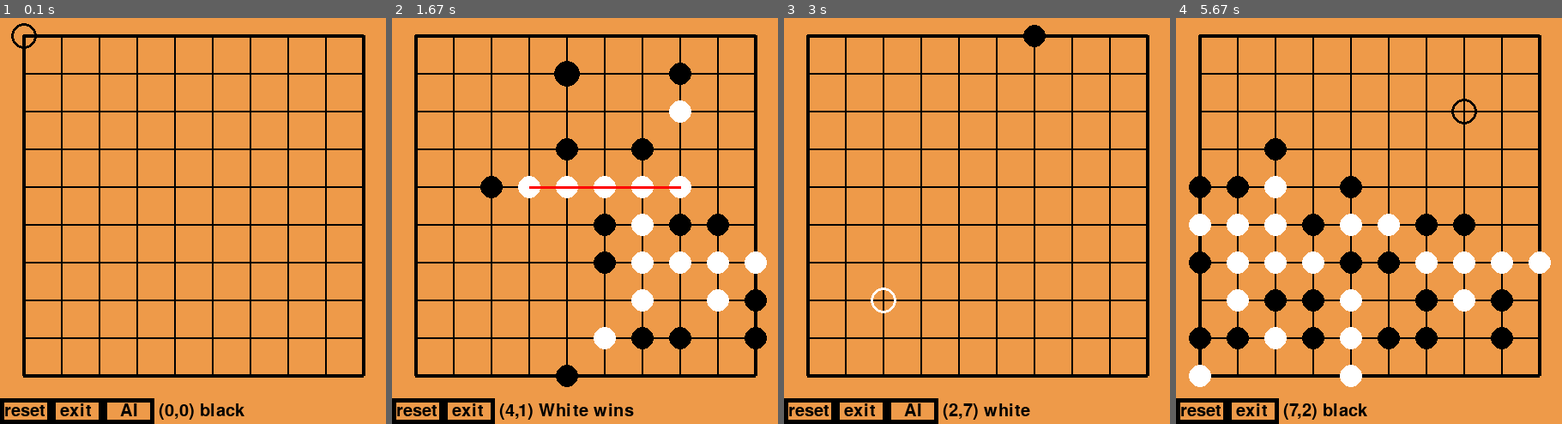
Above: before the commit, frames 1-4 (left to right).
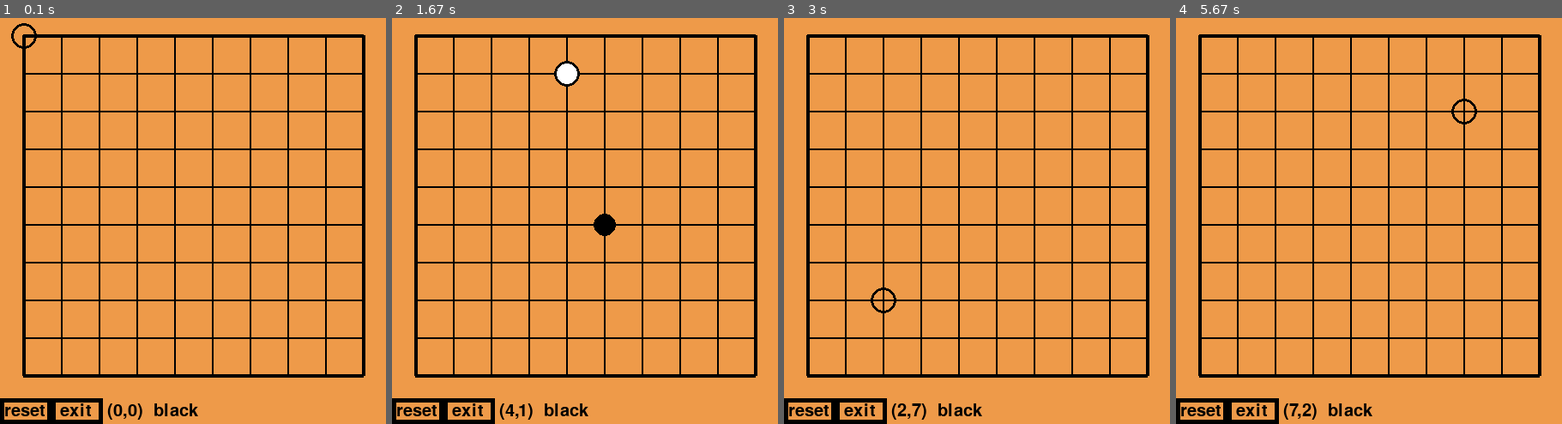
Above: after the commit, the same moments.

Repository: su2u4-1/my_code
Game: pygame game, started from python_game/五子棋.py
Two runs of this game, one before a commit and one after it. Both use one fixed random seed, a clock stepped at 60 frames per second and the inputs below.
Inputs (mouse positions are in pixels of both pictures, inside the frame that each line leads up to):
- Up to frame 1 (0.1 s): type "10 (at the terminal prompt)" at 0 s
- Up to frame 2 (1.67 s): click (585, 216) at 0.38 s; click (519, 411) at 0.72 s, where only the run before the commit has a clickable "AI"; press the mouse at (519, 411) at 1.03 s; move the mouse to (538, 302) at 1.13 s; release the mouse at (554, 192) at 1.27 s; click (550, 70) at 1.38 s
- Up to frame 3 (3 s): press the mouse at (942, 70) at 1.7 s; move the mouse to (1011, 70) at 1.8 s; release the mouse at (1081, 70) at 1.93 s; click "reset" at 2.05 s; press the mouse at (811, 411) at 2.37 s; move the mouse to (953, 363) at 2.47 s; release the mouse at (1100, 310) at 2.6 s; press the mouse at (911, 411) at 2.7 s; move the mouse to (888, 359) at 2.8 s; release the mouse at (865, 306) at 2.93 s
- Up to frame 4 (5.67 s): press the mouse at (1303, 411) at 3.03 s; move the mouse to (1338, 241) at 3.13 s; release the mouse at (1376, 70) at 3.27 s; click (1222, 70) at 3.38 s; press the mouse at (1203, 411) at 3.7 s; move the mouse to (1341, 379) at 3.8 s; release the mouse at (1484, 346) at 3.93 s; press the mouse at (1203, 411) at 4.03 s; move the mouse to (1291, 346) at 4.13 s; release the mouse at (1376, 281) at 4.27 s; press the mouse at (1203, 411) at 4.37 s; move the mouse to (1314, 354) at 4.47 s; release the mouse at (1426, 298) at 4.6 s; press the mouse at (1303, 411) at 4.7 s; move the mouse to (1399, 314) at 4.8 s; release the mouse at (1492, 216) at 4.93 s; press the mouse at (1303, 411) at 5.03 s; move the mouse to (1330, 371) at 5.13 s; release the mouse at (1357, 330) at 5.27 s; press the mouse at (1303, 411) at 5.37 s; move the mouse to (1380, 257) at 5.47 s; release the mouse at (1457, 103) at 5.6 s

The runs differ from the first frame. In frame 1, 1.0% of the frame differs, in the area x 26-64%, y 93-100%; in frame 2, 6.4%; in frame 3, 1.3%; in frame 4, 9.0%, in the area x 3-98%, y 29-99%.

Commit message:
move python_game, move and rename gomoku

Diff:
--- a/python_game_old/五子棋.py
+++ b/gomoku/gomoku.py
@@ -1,8 +1,8 @@
-from typing import Literal
+from typing import Literal, Callable, Optional
 
 import pygame
 
-from Game import get_int, D8
+from lib import gomoku_ai, get_int, D8
 
 
 class Game_gomoku:
@@ -20,10 +20,15 @@
         self.clock = pygame.time.Clock()
         self.status: Literal["Black wins", "White wins", "draw", "gamerun"] = "gamerun"
         self.mx, self.my = 0, 0
-        self.turn: Literal["black", "white"] = "black"
+        self.turn: int = 1
         self.chessBoard = [[0 for _ in range(size)] for _ in range(size)]
         self.run = True
         self.result = (False, ((-1, -1), (-1, -1)))
+        self.ai: list[bool] = [False, False]
+        self.p1: Optional[Callable[[list[list[int]], int, int], tuple[int, int]]] = None
+        self.p2: Optional[Callable[[list[list[int]], int, int], tuple[int, int]]] = None
+        self.temp_text = ""
+        self.temp_text_time = 0
 
     def show(self) -> None:
         self.screen.fill((238, 154, 73))
@@ -41,7 +46,7 @@
                 elif self.chessBoard[i][j] == 2:
                     pygame.draw.circle(self.screen, (255, 255, 255), (i * 44 + 28, j * 44 + 28), 13)
         if 0 <= self.mx < self.size and 0 <= self.my < self.size:
-            if self.turn == "black":
+            if self.turn == 1:
                 pygame.draw.circle(self.screen, (0, 0, 0), (self.mx * 44 + 28, self.my * 44 + 28), 15, width=3)
             else:
                 pygame.draw.circle(self.screen, (255, 255, 255), (self.mx * 44 + 28, self.my * 44 + 28), 15, width=3)
@@ -49,16 +54,30 @@
         self.screen.blit(self.font.render("reset", True, (0, 0, 0)), (5, self.h + 5))
         pygame.draw.rect(self.screen, (0, 0, 0), (60, self.h, 60, 30), 5)
         self.screen.blit(self.font.render("exit", True, (0, 0, 0)), (70, self.h + 5))
+        if not self.ai[self.turn - 1]:
+            pygame.draw.rect(self.screen, (0, 0, 0), (120, self.h, 60, 30), 5)
+            self.screen.blit(self.font.render("AI", True, (0, 0, 0)), (140, self.h + 5))
         mx, my = pygame.mouse.get_pos()
-        if 60 <= mx < 120 and self.h <= my < self.h + 30:
+        if 0 <= mx < 60 and self.h <= my < self.h + 30:
+            pygame.draw.rect(self.screen, (255, 255, 255), (0, self.h, 60, 30), 5)
+        elif 60 <= mx < 120 and self.h <= my < self.h + 30:
             pygame.draw.rect(self.screen, (255, 255, 255), (60, self.h, 60, 30), 5)
-        elif 0 <= mx < 60 and self.h <= my < self.h + 30:
-            pygame.draw.rect(self.screen, (255, 255, 255), (0, self.h, 60, 30), 5)
+        elif 120 <= mx < 180 and self.h <= my < self.h + 30 and not self.ai[self.turn - 1]:
+            pygame.draw.rect(self.screen, (255, 255, 255), (120, self.h, 60, 30), 5)
+        if self.temp_text != "":
+            self.temp_text_time -= 1
+            if self.temp_text_time == 0:
+                self.temp_text = ""
         if self.status == "gamerun":
-            text = self.font.render(f"({self.mx},{self.my})  {self.turn}", True, (0, 0, 0))
+            text = self.font.render(f"({self.mx},{self.my}) {("black", "white")[self.turn - 1]} {self.temp_text}", True, (0, 0, 0))
         else:
-            text = self.font.render(f"({self.mx},{self.my})  {self.status}", True, (0, 0, 0))
-        self.screen.blit(text, (125, self.h + 5))
+            text = self.font.render(f"({self.mx},{self.my}) {self.status} {self.temp_text}", True, (0, 0, 0))
+        if not self.ai[self.turn - 1]:
+            self.screen.blit(text, (185, self.h + 5))
+        else:
+            self.screen.blit(text, (125, self.h + 5))
+        if self.result[0]:
+            pygame.draw.line(self.screen, (255, 0, 0), self.result[1][0], self.result[1][1], 3)
 
     def check(self) -> tuple[bool, tuple[tuple[int, int], tuple[int, int]]]:
         n = 0
@@ -67,34 +86,50 @@
                 if self.chessBoard[x][y] == 0:
                     n += 1
                 else:
-                    for i in range(8):
-                        x1 = x
-                        y1 = y
-                        for _ in range(4):
-                            if x1 + D8[i][0] < 0 or x1 + D8[i][0] > 14 or y1 + D8[i][1] < 0 or y1 + D8[i][1] > 14:
+                    nx, ny = x, y
+                    for i in range(4):
+                        for j in range(4):
+                            nx, ny = x + D8[i][0] * j, y + D8[i][1] * j
+                            if not (0 <= nx + D8[i][0] < self.size - 1 and 0 <= ny + D8[i][1] < self.size - 1):
                                 break
-                            elif self.chessBoard[x1 + D8[i][0]][y1 + D8[i][1]] != self.chessBoard[x][y]:
+                            elif self.chessBoard[nx + D8[i][0]][ny + D8[i][1]] != self.chessBoard[x][y]:
                                 break
-                            x1 += D8[i][0]
-                            y1 += D8[i][1]
                         else:
                             if self.chessBoard[x][y] == 1:
                                 self.status = "Black wins"
                             else:
                                 self.status = "White wins"
-                            return True, ((x * 44 + 28, y * 44 + 28), (x1 * 44 + 28, y1 * 44 + 28))
+                            self.ai = [True, True]
+                            nx, ny = x + D8[i][0] * 4, y + D8[i][1] * 4
+                            return True, ((x * 44 + 28, y * 44 + 28), (nx * 44 + 28, ny * 44 + 28))
         if n == 0:
             self.status = "draw"
         return False, ((-1, -1), (-1, -1))
+
+    def put_chess(self, x: int, y: int) -> None:
+        if self.chessBoard[x][y] == 0 and self.status == "gamerun":
+            if self.turn == 1:
+                self.turn = 2
+                self.chessBoard[x][y] = 1
+            else:
+                self.turn = 1
+                self.chessBoard[x][y] = 2
+        else:
+            raise RuntimeError("position is not empty or game is over")
 
     def main(self) -> None:
         while self.run:
             self.mx, self.my = map(lambda x: x // 44, pygame.mouse.get_pos())
             if self.status == "gamerun":
                 self.result = self.check()
+            if self.status == "gamerun":
+                if self.turn == 1 and self.p1 is not None:
+                    x, y = self.p1(self.chessBoard, 1, 2)
+                    self.put_chess(x, y)
+                elif self.turn == 2 and self.p2 is not None:
+                    x, y = self.p2(self.chessBoard, 2, 1)
+                    self.put_chess(x, y)
             self.show()
-            if self.result[0]:
-                pygame.draw.line(self.screen, (255, 0, 0), self.result[1][0], self.result[1][1], 3)
             pygame.display.update()
             self.clock.tick(60)
 
@@ -110,23 +145,34 @@
                         break
                 elif event.type == pygame.MOUSEBUTTONDOWN and pygame.mouse.get_pressed()[0]:
                     if 0 <= self.mx < self.size and 0 <= self.my < self.size:
-                        if self.chessBoard[self.mx][self.my] == 0 and self.status == "gamerun":
-                            if self.turn == "black":
-                                self.turn = "white"
-                                self.chessBoard[self.mx][self.my] = 1
-                            else:
-                                self.turn = "black"
-                                self.chessBoard[self.mx][self.my] = 2
+                        try:
+                            self.put_chess(self.mx, self.my)
+                        except RuntimeError:
+                            self.temp_text = "position is not empty or game is over"
+                            self.temp_text_time = 60
                     else:
                         mx, my = pygame.mouse.get_pos()
-                        if 60 <= mx < 120 and self.h <= my < self.h + 30:
+                        if 0 <= mx < 60 and self.h <= my < self.h + 30:
+                            pygame.quit()
+                            self.run = False
+                            break
+                        elif 60 <= mx < 120 and self.h <= my < self.h + 30:
                             pygame.quit()
                             self.run = False
                             return
-                        elif 0 <= mx < 60 and self.h <= my < self.h + 30:
-                            pygame.quit()
-                            self.run = False
-                            break
+                        elif 120 <= mx < 180 and self.h <= my < self.h + 30 and not self.ai[self.turn - 1]:
+                            if self.turn == 1:
+                                self.p1 = gomoku_ai
+                                self.ai[0] = True
+                            else:
+                                self.p2 = gomoku_ai
+                                self.ai[1] = True
+                            if self.turn == 1 and self.p1 is not None:
+                                x, y = self.p1(self.chessBoard, 1, 2)
+                                self.put_chess(x, y)
+                            elif self.turn == 2 and self.p2 is not None:
+                                x, y = self.p2(self.chessBoard, 2, 1)
+                                self.put_chess(x, y)
         self.again()
 
     def again(self) -> None:
@@ -135,5 +181,6 @@
 
 
 if __name__ == "__main__":
-    game = Game_gomoku(get_int("size(greater than 19 may cause problems): ", "must be great than 5", lambda x: x > 5))
+    size = get_int("size(recommended size: 15): ", "must be great than 5", lambda x: x >= 5)
+    game = Game_gomoku(size)
     game.main()
--- a/python_game/gomoku_template.py
+++ b/gomoku/lib.py
@@ -1,7 +1,23 @@
 from random import choice, randint
-from typing import Callable
-
-from gamelib import D8, D8_Opposite_side
+from typing import Callable, NoReturn
+
+#      ⇘       ⇒       ⇗       ⇓       ⇑        ⇙       ⇐        ⇖
+D8 = ((1, 1), (1, 0), (1, -1), (0, 1), (0, -1), (-1, 1), (-1, 0), (-1, -1))
+D8_Opposite_side = {0: 7, 1: 6, 2: 5, 3: 4, 4: 3, 5: 2, 6: 1, 7: 0}
+
+
+def get_int(text: str, error_text: str, condition: Callable[[int], bool]) -> int | NoReturn:
+    while True:
+        s = input(text)
+        try:
+            s = int(s)
+            if condition(s):
+                return s
+            else:
+                print("input error:", error_text)
+        except:
+            print("input error: must be an integer")
+
 
 """
 a = ai
--- a/python_game/gamelib.py
+++ /dev/null
@@ -1,22 +0,0 @@
-from typing import Callable, NoReturn
-
-
-def get_int(text: str, error_text: str, condition: Callable[[int], bool]) -> int | NoReturn:
-    while True:
-        s = input(text)
-        try:
-            s = int(s)
-            if condition(s):
-                return s
-            else:
-                print("input error:", error_text)
-        except:
-            print("input error: must be an integer")
-
-
-#       ↓       →       ↑         ←
-D4 = ((0, 1), (1, 0), (0, -1), (-1, 0))
-#      ⇘       ⇒       ⇗       ⇓       ⇑        ⇙       ⇐        ⇖
-D8 = ((1, 1), (1, 0), (1, -1), (0, 1), (0, -1), (-1, 1), (-1, 0), (-1, -1))
-
-D8_Opposite_side = {0: 7, 1: 6, 2: 5, 3: 4, 4: 3, 5: 2, 6: 1, 7: 0}
--- a/python_game/五子棋.py
+++ b/python_game/五子棋.py
@@ -1,9 +1,8 @@
-from typing import Literal, Callable, Optional
+from typing import Literal
 
 import pygame
 
-from gamelib import get_int, D8
-from gomoku_template import gomoku_ai
+from Game import get_int, D8
 
 
 class Game_gomoku:
@@ -21,15 +20,10 @@
         self.clock = pygame.time.Clock()
         self.status: Literal["Black wins", "White wins", "draw", "gamerun"] = "gamerun"
         self.mx, self.my = 0, 0
-        self.turn: int = 1
+        self.turn: Literal["black", "white"] = "black"
         self.chessBoard = [[0 for _ in range(size)] for _ in range(size)]
         self.run = True
         self.result = (False, ((-1, -1), (-1, -1)))
-        self.ai: list[bool] = [False, False]
-        self.p1: Optional[Callable[[list[list[int]], int, int], tuple[int, int]]] = None
-        self.p2: Optional[Callable[[list[list[int]], int, int], tuple[int, int]]] = None
-        self.temp_text = ""
-        self.temp_text_time = 0
 
     def show(self) -> None:
         self.screen.fill((238, 154, 73))
@@ -47,7 +41,7 @@
                 elif self.chessBoard[i][j] == 2:
                     pygame.draw.circle(self.screen, (255, 255, 255), (i * 44 + 28, j * 44 + 28), 13)
         if 0 <= self.mx < self.size and 0 <= self.my < self.size:
-            if self.turn == 1:
+            if self.turn == "black":
                 pygame.draw.circle(self.screen, (0, 0, 0), (self.mx * 44 + 28, self.my * 44 + 28), 15, width=3)
             else:
                 pygame.draw.circle(self.screen, (255, 255, 255), (self.mx * 44 + 28, self.my * 44 + 28), 15, width=3)
@@ -55,30 +49,16 @@
         self.screen.blit(self.font.render("reset", True, (0, 0, 0)), (5, self.h + 5))
         pygame.draw.rect(self.screen, (0, 0, 0), (60, self.h, 60, 30), 5)
         self.screen.blit(self.font.render("exit", True, (0, 0, 0)), (70, self.h + 5))
-        if not self.ai[self.turn - 1]:
-            pygame.draw.rect(self.screen, (0, 0, 0), (120, self.h, 60, 30), 5)
-            self.screen.blit(self.font.render("AI", True, (0, 0, 0)), (140, self.h + 5))
         mx, my = pygame.mouse.get_pos()
-        if 0 <= mx < 60 and self.h <= my < self.h + 30:
+        if 60 <= mx < 120 and self.h <= my < self.h + 30:
+            pygame.draw.rect(self.screen, (255, 255, 255), (60, self.h, 60, 30), 5)
+        elif 0 <= mx < 60 and self.h <= my < self.h + 30:
             pygame.draw.rect(self.screen, (255, 255, 255), (0, self.h, 60, 30), 5)
-        elif 60 <= mx < 120 and self.h <= my < self.h + 30:
-            pygame.draw.rect(self.screen, (255, 255, 255), (60, self.h, 60, 30), 5)
-        elif 120 <= mx < 180 and self.h <= my < self.h + 30 and not self.ai[self.turn - 1]:
-            pygame.draw.rect(self.screen, (255, 255, 255), (120, self.h, 60, 30), 5)
-        if self.temp_text != "":
-            self.temp_text_time -= 1
-            if self.temp_text_time == 0:
-                self.temp_text = ""
         if self.status == "gamerun":
-            text = self.font.render(f"({self.mx},{self.my}) {("black", "white")[self.turn - 1]} {self.temp_text}", True, (0, 0, 0))
+            text = self.font.render(f"({self.mx},{self.my})  {self.turn}", True, (0, 0, 0))
         else:
-            text = self.font.render(f"({self.mx},{self.my}) {self.status} {self.temp_text}", True, (0, 0, 0))
-        if not self.ai[self.turn - 1]:
-            self.screen.blit(text, (185, self.h + 5))
-        else:
-            self.screen.blit(text, (125, self.h + 5))
-        if self.result[0]:
-            pygame.draw.line(self.screen, (255, 0, 0), self.result[1][0], self.result[1][1], 3)
+            text = self.font.render(f"({self.mx},{self.my})  {self.status}", True, (0, 0, 0))
+        self.screen.blit(text, (125, self.h + 5))
 
     def check(self) -> tuple[bool, tuple[tuple[int, int], tuple[int, int]]]:
         n = 0
@@ -87,50 +67,34 @@
                 if self.chessBoard[x][y] == 0:
                     n += 1
                 else:
-                    nx, ny = x, y
-                    for i in range(4):
-                        for j in range(4):
-                            nx, ny = x + D8[i][0] * j, y + D8[i][1] * j
-                            if not (0 <= nx + D8[i][0] < self.size - 1 and 0 <= ny + D8[i][1] < self.size - 1):
+                    for i in range(8):
+                        x1 = x
+                        y1 = y
+                        for _ in range(4):
+                            if x1 + D8[i][0] < 0 or x1 + D8[i][0] > 14 or y1 + D8[i][1] < 0 or y1 + D8[i][1] > 14:
                                 break
-                            elif self.chessBoard[nx + D8[i][0]][ny + D8[i][1]] != self.chessBoard[x][y]:
+                            elif self.chessBoard[x1 + D8[i][0]][y1 + D8[i][1]] != self.chessBoard[x][y]:
                                 break
+                            x1 += D8[i][0]
+                            y1 += D8[i][1]
                         else:
                             if self.chessBoard[x][y] == 1:
                                 self.status = "Black wins"
                             else:
                                 self.status = "White wins"
-                            self.ai = [True, True]
-                            nx, ny = x + D8[i][0] * 4, y + D8[i][1] * 4
-                            return True, ((x * 44 + 28, y * 44 + 28), (nx * 44 + 28, ny * 44 + 28))
+                            return True, ((x * 44 + 28, y * 44 + 28), (x1 * 44 + 28, y1 * 44 + 28))
         if n == 0:
             self.status = "draw"
         return False, ((-1, -1), (-1, -1))
-
-    def put_chess(self, x: int, y: int) -> None:
-        if self.chessBoard[x][y] == 0 and self.status == "gamerun":
-            if self.turn == 1:
-                self.turn = 2
-                self.chessBoard[x][y] = 1
-            else:
-                self.turn = 1
-                self.chessBoard[x][y] = 2
-        else:
-            raise RuntimeError("position is not empty or game is over")
 
     def main(self) -> None:
         while self.run:
             self.mx, self.my = map(lambda x: x // 44, pygame.mouse.get_pos())
             if self.status == "gamerun":
                 self.result = self.check()
-            if self.status == "gamerun":
-                if self.turn == 1 and self.p1 is not None:
-                    x, y = self.p1(self.chessBoard, 1, 2)
-                    self.put_chess(x, y)
-                elif self.turn == 2 and self.p2 is not None:
-                    x, y = self.p2(self.chessBoard, 2, 1)
-                    self.put_chess(x, y)
             self.show()
+            if self.result[0]:
+                pygame.draw.line(self.screen, (255, 0, 0), self.result[1][0], self.result[1][1], 3)
             pygame.display.update()
             self.clock.tick(60)
 
@@ -146,34 +110,23 @@
                         break
                 elif event.type == pygame.MOUSEBUTTONDOWN and pygame.mouse.get_pressed()[0]:
                     if 0 <= self.mx < self.size and 0 <= self.my < self.size:
-                        try:
-                            self.put_chess(self.mx, self.my)
-                        except RuntimeError:
-                            self.temp_text = "position is not empty or game is over"
-                            self.temp_text_time = 60
+                        if self.chessBoard[self.mx][self.my] == 0 and self.status == "gamerun":
+                            if self.turn == "black":
+                                self.turn = "white"
+                                self.chessBoard[self.mx][self.my] = 1
+                            else:
+                                self.turn = "black"
+                                self.chessBoard[self.mx][self.my] = 2
                     else:
                         mx, my = pygame.mouse.get_pos()
-                        if 0 <= mx < 60 and self.h <= my < self.h + 30:
+                        if 60 <= mx < 120 and self.h <= my < self.h + 30:
+                            pygame.quit()
+                            self.run = False
+                            return
+                        elif 0 <= mx < 60 and self.h <= my < self.h + 30:
                             pygame.quit()
                             self.run = False
                             break
-                        elif 60 <= mx < 120 and self.h <= my < self.h + 30:
-                            pygame.quit()
-                            self.run = False
-                            return
-                        elif 120 <= mx < 180 and self.h <= my < self.h + 30 and not self.ai[self.turn - 1]:
-                            if self.turn == 1:
-                                self.p1 = gomoku_ai
-                                self.ai[0] = True
-                            else:
-                                self.p2 = gomoku_ai
-                                self.ai[1] = True
-                            if self.turn == 1 and self.p1 is not None:
-                                x, y = self.p1(self.chessBoard, 1, 2)
-                                self.put_chess(x, y)
-                            elif self.turn == 2 and self.p2 is not None:
-                                x, y = self.p2(self.chessBoard, 2, 1)
-                                self.put_chess(x, y)
         self.again()
 
     def again(self) -> None:
@@ -182,6 +135,5 @@
 
 
 if __name__ == "__main__":
-    size = get_int("size(recommended size: 15): ", "must be great than 5", lambda x: x >= 5)
-    game = Game_gomoku(size)
+    game = Game_gomoku(get_int("size(greater than 19 may cause problems): ", "must be great than 5", lambda x: x > 5))
     game.main()
Renamed: python_game_old/2048.py -> python_game/2048.py
Renamed: python_game_old/Game.py -> python_game/Game.py
Renamed: python_game_old/猜數字.py -> python_game/猜數字.py
Renamed: python_game_old/迷宮.py -> python_game/迷宮.py
